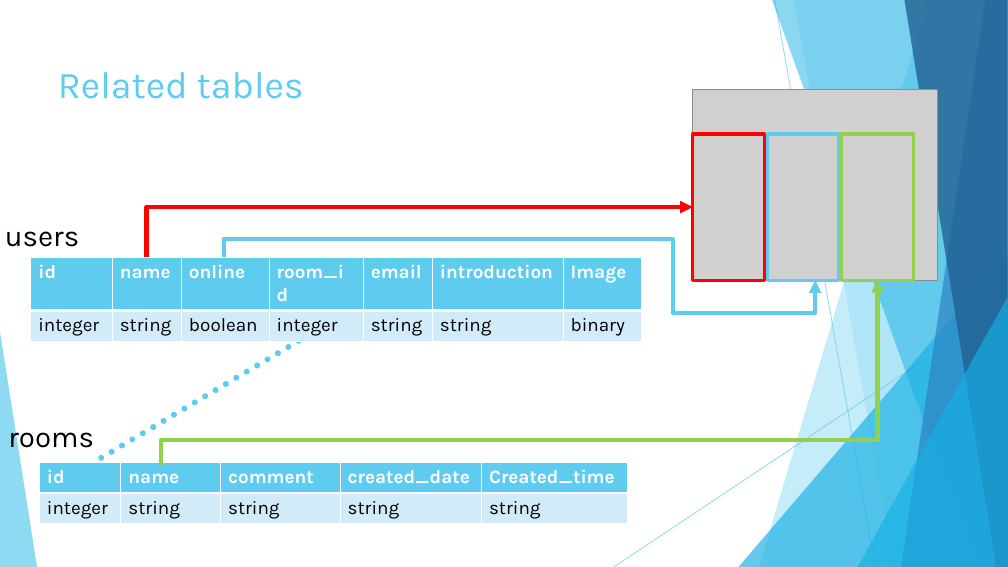
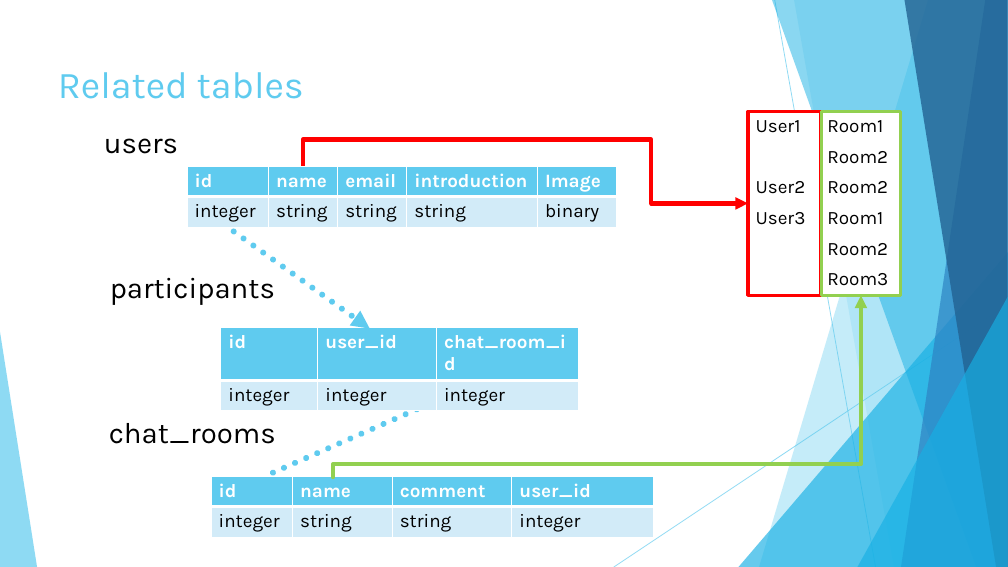
Before and after one commit to Tomdemort/SugChat, a slide deck: slide 3 of doc/day8/A_K_day8.pptx. Drawn at 1008x567 pixels with LibreOffice and Linux fonts; fonts in the diff are those of the drawing; grey boxes stand for pictures. Boxes give left, top, right and bottom in pixels: in the first picture for what was removed or moved away, otherwise in the second. Text is boxed around its words. In the diff, an @@ line names an element or a change of style, - is before the commit and + after.

Commit message:
modify

```diff
--- a/doc/day8/A_K_day8.pptx
+++ b/doc/day8/A_K_day8.pptx
@@ picture removed at bbox=[693, 90, 938, 281] @@
@@ rectangle: place and size @@
-rectangle at bbox=[693, 134, 765, 280]
+rectangle at bbox=[748, 111, 821, 295]
@@ table added at bbox=[748, 111, 901, 295], 6 rows, 2 columns @@
+User1 | Room1
+ | Room2
+User2 | Room2
+User3 | Room1
+ | Room2
+ | Room3
@@ rectangle: place and size @@
-rectangle at bbox=[842, 134, 914, 280]
+rectangle at bbox=[821, 111, 901, 295]
@@ text "users": place and size @@
-text "users" at bbox=[5, 231, 79, 247]
+text "users" at bbox=[104, 138, 178, 154]
@@ elbow arrow moved from (147, 265) - (693, 207) to (303, 173) - (748, 203) @@
@@ rectangle removed at bbox=[768, 134, 839, 280] @@
@@ table at bbox=[187, 166, 617, 228] @@
-column 3: online | boolean
-column 4: room_id | integer
@@ table: place and size @@
-table at bbox=[31, 258, 644, 340]
+table at bbox=[187, 166, 617, 228]
@@ rectangle: place and size @@
-rectangle at bbox=[117, 265, 176, 306]
+rectangle at bbox=[273, 173, 332, 213]
@@ rectangle: place and size @@
-rectangle at bbox=[341, 260, 400, 300]
+rectangle at bbox=[498, 169, 557, 209]
@@ elbow arrow removed from (224, 258) to (815, 281) @@
@@ arrow added from (234, 231) to (370, 329), #5FCBEF 5.75 pt dashed @@
@@ text added at bbox=[110, 278, 275, 305], 28 pt, text #000000 @@
+participants
@@ elbow arrow moved from (161, 464) - (878, 281) to (333, 477) - (861, 296) @@
@@ table added at bbox=[221, 327, 578, 501], 2 rows, 3 columns @@
+id | user_id | chat_room_id
+integer | integer | integer
@@ rectangle: place and size @@
-rectangle at bbox=[194, 258, 253, 298]
+rectangle at bbox=[313, 328, 372, 368]
@@ arrow moved from (101, 458) - (337, 318) to (273, 473) - (467, 387) @@
@@ text at bbox=[109, 423, 276, 444]: text changed @@
-rooms
+chat_rooms
@@ table at bbox=[211, 476, 653, 538] @@
-column 4: created_date | string
-column 5: Created_time | string
+column 4: user_id | integer
@@ table: place and size @@
-table at bbox=[39, 463, 628, 524]
+table at bbox=[211, 476, 653, 538]
@@ rectangle: place and size @@
-rectangle at bbox=[132, 464, 191, 504]
+rectangle at bbox=[303, 477, 362, 517]
```
